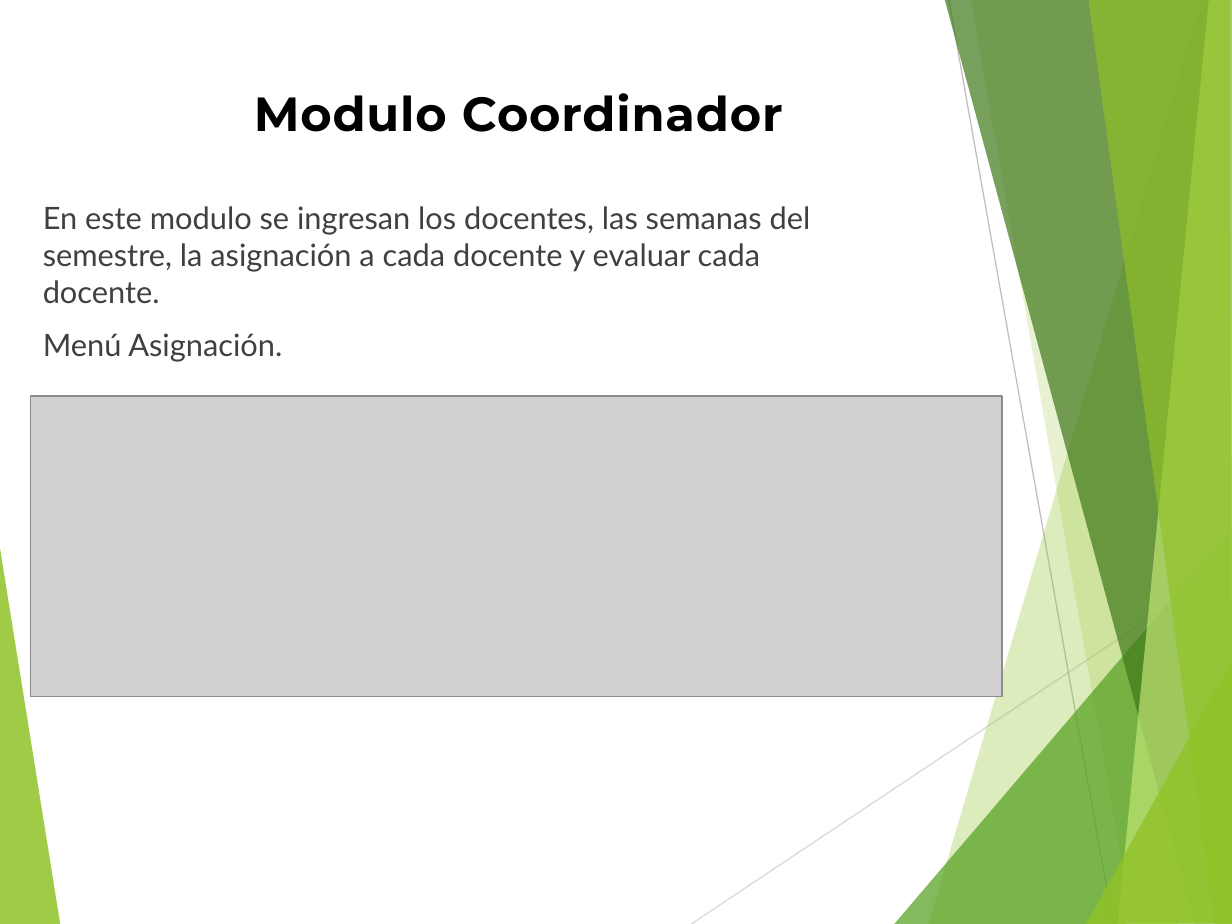
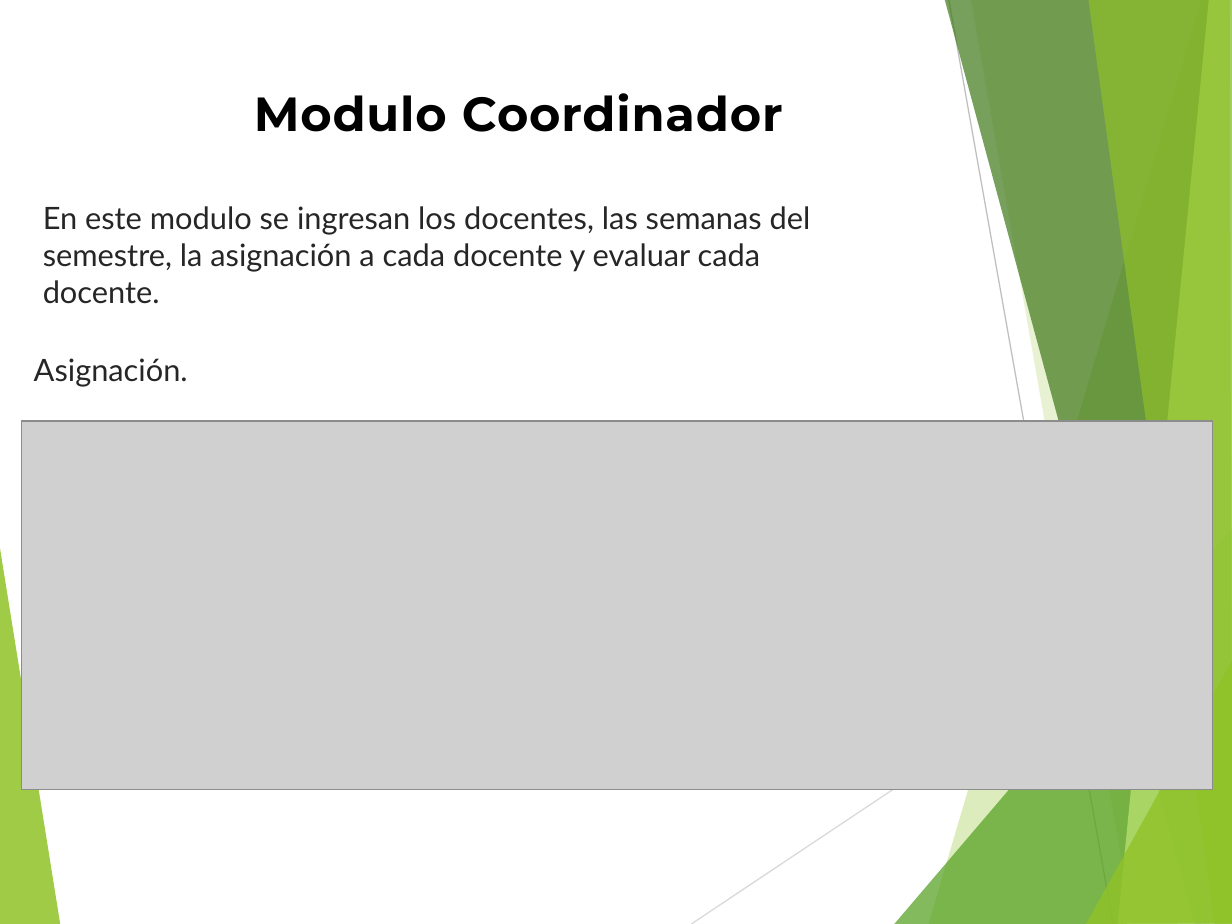
Before and after one commit to andy645jh/ProyectoGrado, a slide deck: slide 7 of extras/docs/rdc_presentacion.pptx. Drawn at 1232x924 pixels with LibreOffice and Linux fonts; fonts in the diff are those of the drawing; grey boxes stand for pictures. Boxes give left, top, right and bottom in pixels: in the first picture for what was removed or moved away, otherwise in the second. Text is boxed around its words. In the diff, an @@ line names an element or a change of style, - is before the commit and + after.

```diff
--- a/extras/docs/rdc_presentacion.pptx
+++ b/extras/docs/rdc_presentacion.pptx
@@ text "En este modulo se ingresan ..." at (43,206,811,304): text colour #404040 to #262626 @@
@@ text at (34,358,188,387): text changed; text colour #404040 to #262626 @@
-Menú Asignación.
+Asignación.
@@ picture: place and size @@
-picture at (31,395,1003,696)
+picture at (21,421,1212,790)
```
Also in this commit, not shown: 11 other slides changed, 10 slides added, 6 slides removed.
